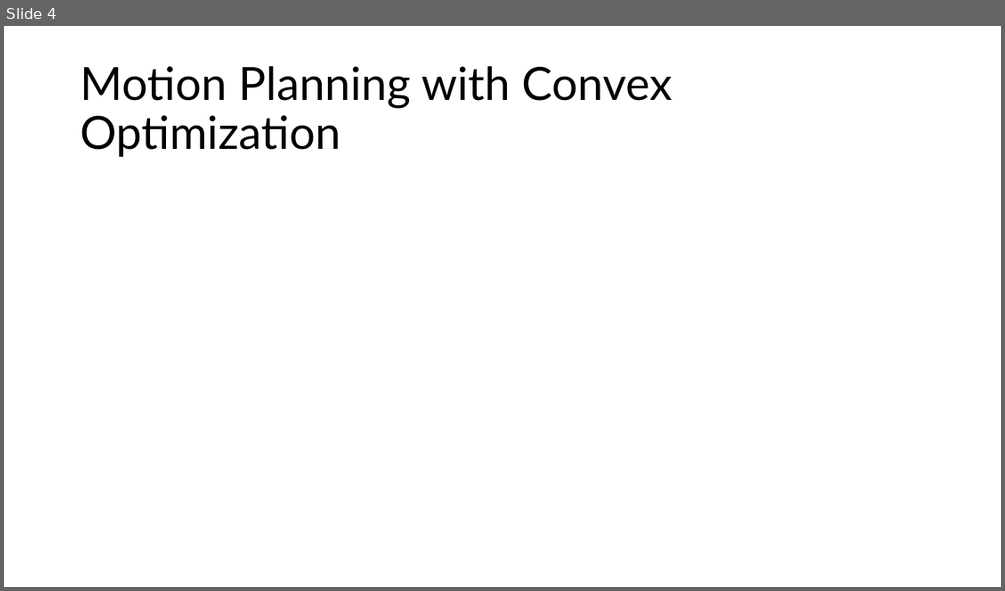
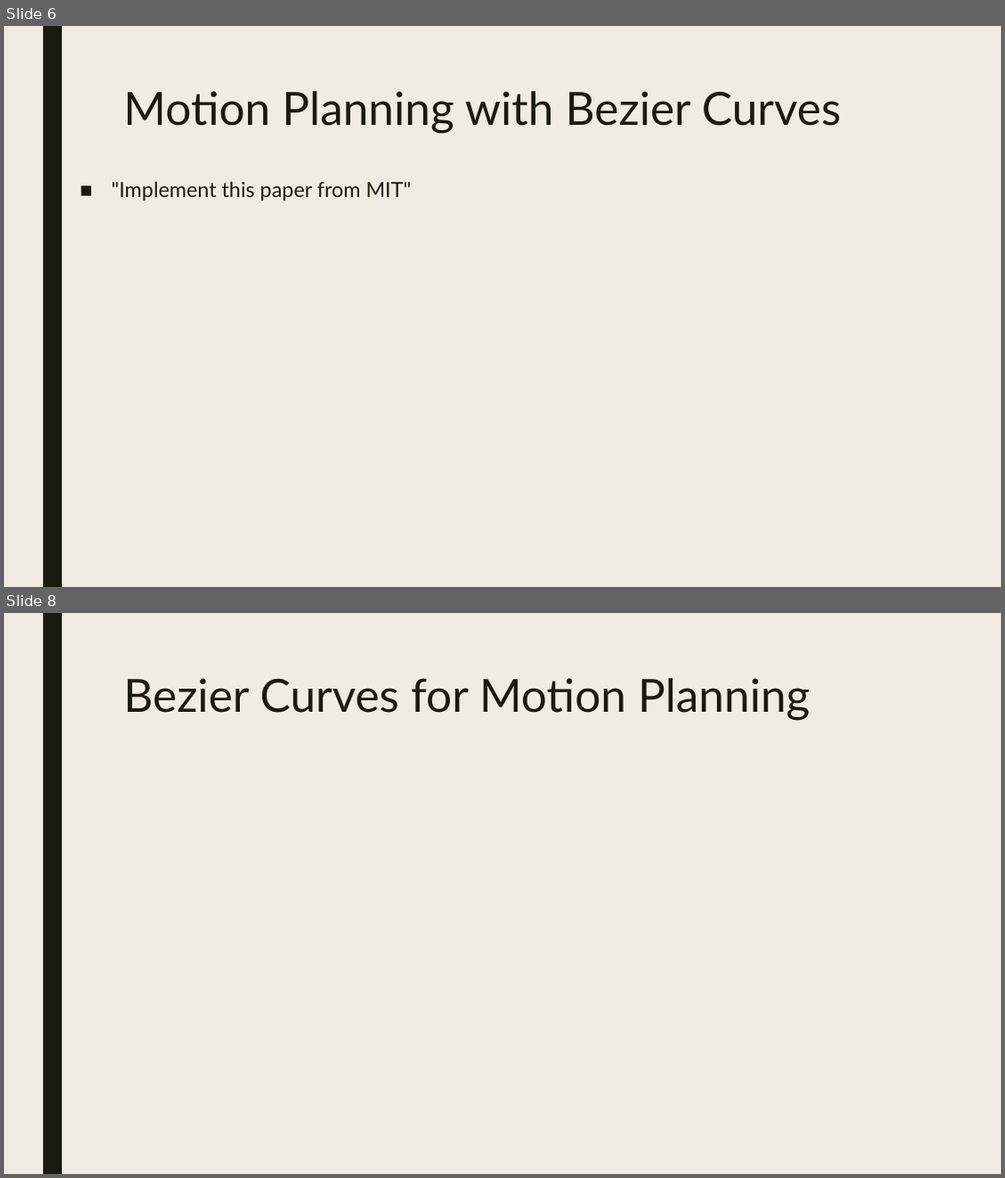
Before and after one commit to akshaygulabrao/research, a slide deck: Arete.pptx. Shown one above the other, each under a label of ours: slide 4 before the commit, slides 6 and 8 after it; the slides between them are not shown. The pictures are 1005x591 and 1005x1178 pixels, drawn with LibreOffice and Linux fonts; fonts in the diff are those of the drawing. Boxes give left, top, right and bottom in pixels: in the first picture for what was removed or moved away, otherwise in the second. Text is boxed around its words. In the diff, an @@ line names an element or a change of style, - is before the commit and + after.

```diff
--- a/Arete.pptx
+++ b/Arete.pptx
@@ slide 8 added at box(4, 613, 1001, 1174), background #EFEDE3; not listed: 1 template element that a slide beside it also shows @@
@@ title added at box(123, 678, 809, 720), 44 pt, text #191B0E @@
+Bezier Curves for Motion Planning
@@ what was slide 4 is now slide 6 @@
@@ slide 6 changed as well @@
@@ background #FFFFFF to #EFEDE3 @@
@@ rectangle added at box(43, 26, 62, 587), fill #191B0E @@
@@ title "Motion Planning with Bezier Curves" at box(123, 91, 841, 133): vertical alignment middle to top @@
@@ title at box(123, 91, 841, 133): text changed; text colour #000000 to #191B0E @@
-Motion Planning with Convex Optimization
+Motion Planning with Bezier Curves
@@ text added at box(112, 181, 412, 200), 20 pt, text #191B0E @@
+■ "Implement this paper from MIT"
```
Also in this commit, not shown: 5 other slides changed, 11 other slides added, 4 slides removed, 2 other files.
